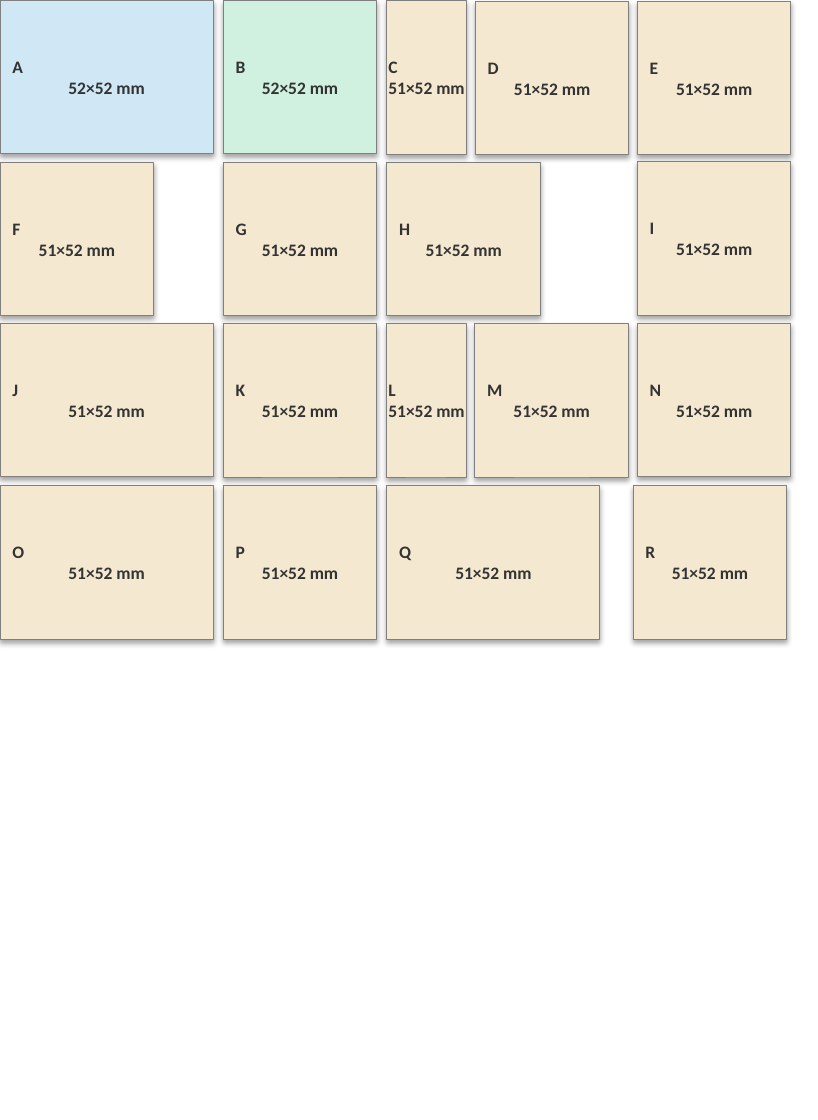
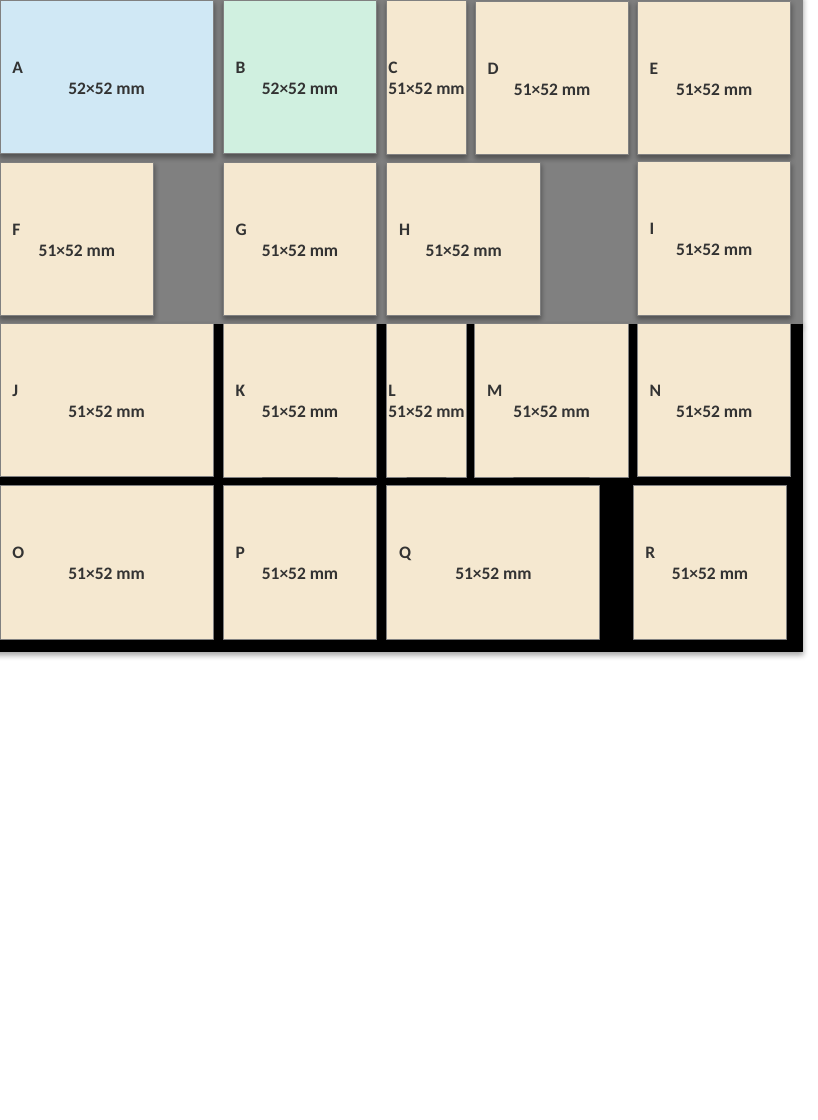
Before and after one commit to lauradriscoll/cosyne2026_adaptive_behavior, a slide deck: slide 1 of figures/fig2/fig2.pptx. Drawn at 818x1120 pixels with LibreOffice and Linux fonts; fonts in the diff are those of the drawing. Boxes give left, top, right and bottom in pixels: in the first picture for what was removed or moved away, otherwise in the second. Text is boxed around its words. In the diff, an @@ line names an element or a change of style, - is before the commit and + after.

```diff
--- a/figures/fig2/fig2.pptx
+++ b/figures/fig2/fig2.pptx
@@ rectangle added at (0,0,802,323), fill #808080, outline #808080 0.75 pt @@
@@ rectangle added at (0,323,802,652), fill #000000, outline #000000 0.75 pt @@
```
Also in this commit, not shown: 13 other files.
